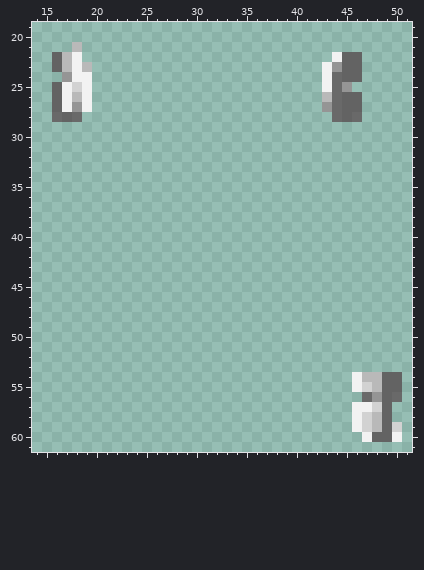
Pixel-art sprite -- Resources/Textures/Mobs/Species/IPC/parts.rsi/l_leg.png. That is the earlier state.
The file is 64x64 pixels. Colours within 5 levels of each other are drawn and written as one. Shown: x 14..51, y 19..61.
Once edited:
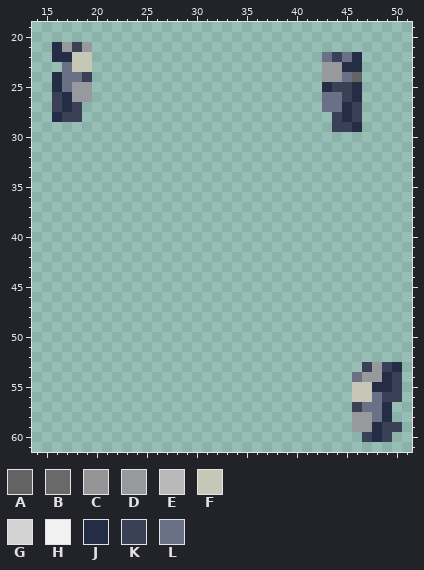
Palette (. is transparent): A #636363  B #696969  C #959595  D #97999c  E #b9b9b9  F #c7c7b7  G #d2d2d2  H #f2f2f2  J #242d45  K #3a4157  L #6a7085
The edit:
Changed rows in their new state; - is an unchanged pixel.
first column x 16:
21 JDKD---------------------------
22 JJFF-----------------------LKLJ
23 .LFF-----------------------DDJJ
24 JLLK-----------------------DDL-
25 JLDD-----------------------JKKJ
26 KJDD-----------------------LLKJ
27 KJK.-----------------------LLJK
28 JKK-------------------------KJK
29 ----------------------------KKJ
first column x 46:
53 -KDKJ
54 LDDJK
55 FFJJK
56 FFLKK
57 KLLJ-
58 DDLJ-
59 DDJKK
60 -KJK.
